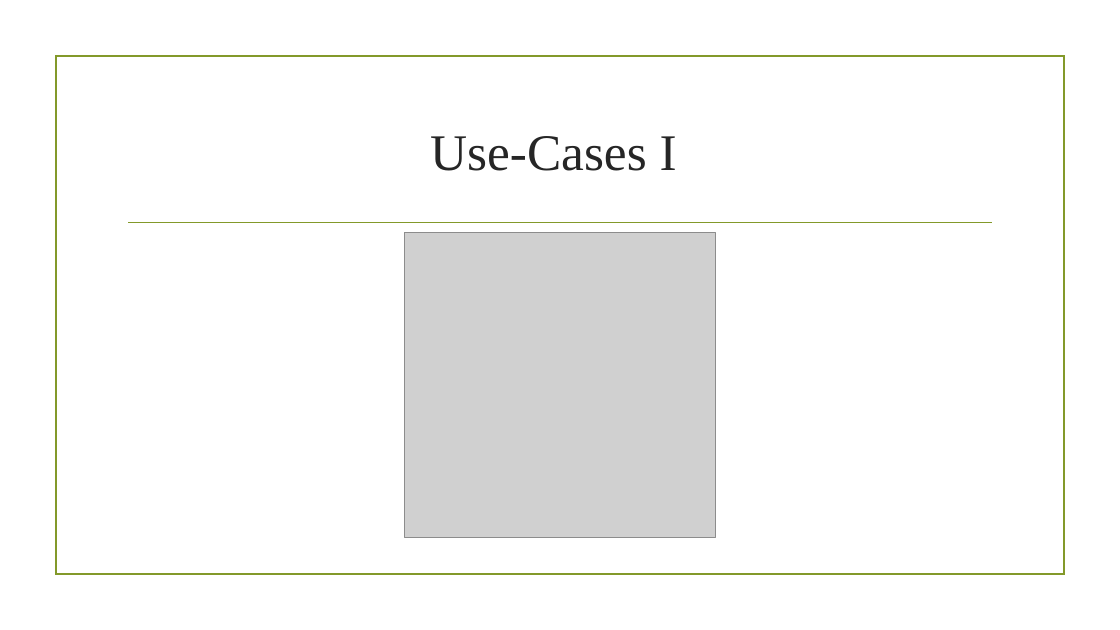
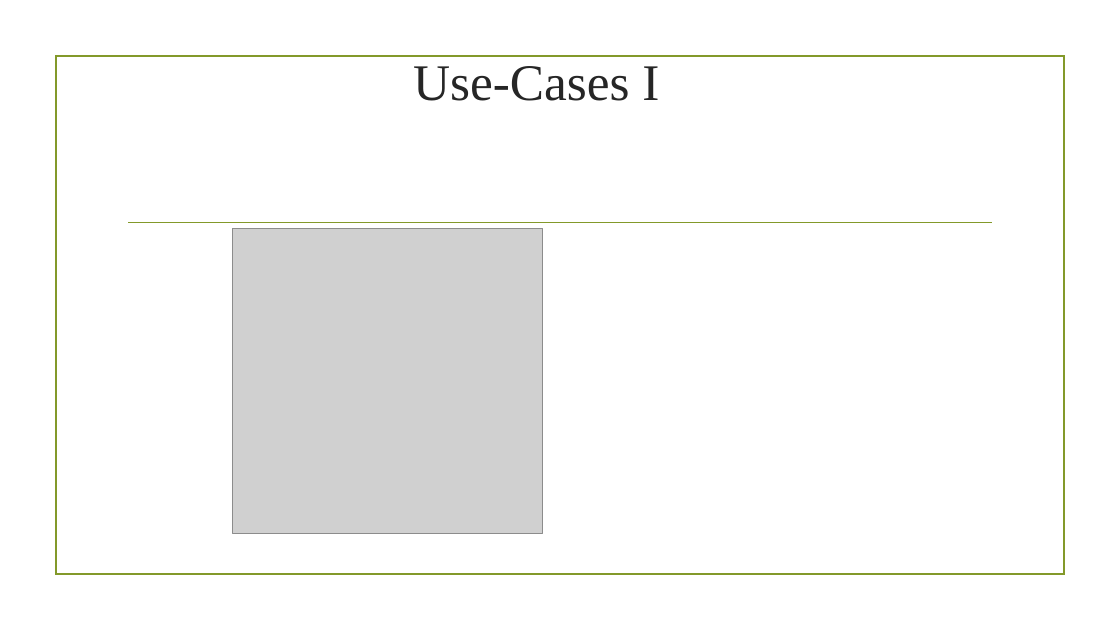
Before and after one commit to UniPayne/RCD-Project, a slide deck: slide 3 of Projektdokumentationen/Projektabgabe/Projektabgabe.pptx (slide 4 before the commit). Drawn at 1120x630 pixels with LibreOffice and Linux fonts; fonts in the diff are those of the drawing; grey boxes stand for pictures; background and template pictures are left out. Boxes give left, top, right and bottom in pixels: in the first picture for what was removed or moved away, otherwise in the second. Text is boxed around its words. In the diff, an @@ line names an element or a change of style, - is before the commit and + after.

```diff
--- a/Projektdokumentationen/Projektabgabe/Projektabgabe.pptx
+++ b/Projektdokumentationen/Projektabgabe/Projektabgabe.pptx
@@ title "Use-Cases I": place and size @@
-title "Use-Cases I" at [430,136,677,171]
+title "Use-Cases I" at [413,66,659,101]
@@ picture: place and size @@
-picture at [405,233,715,538]
+picture at [233,229,543,534]
```
Also in this commit, not shown: 6 other slides changed, 3 slides added, 5 slides removed, 1 other file.
